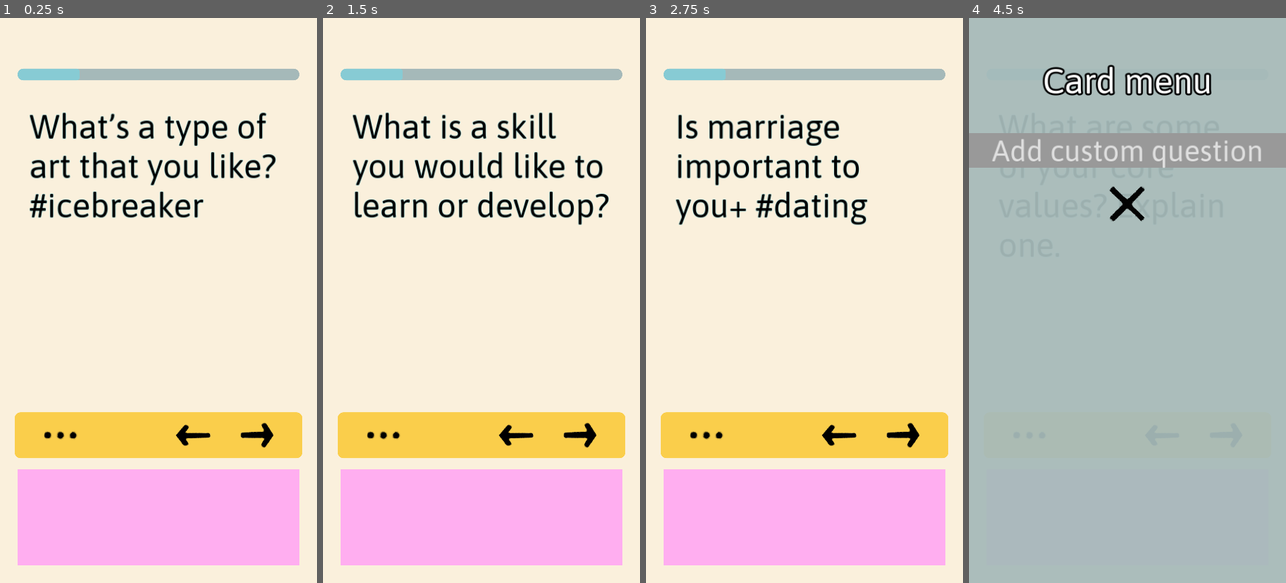
Above: before the commit, frames 1-4 (left to right).
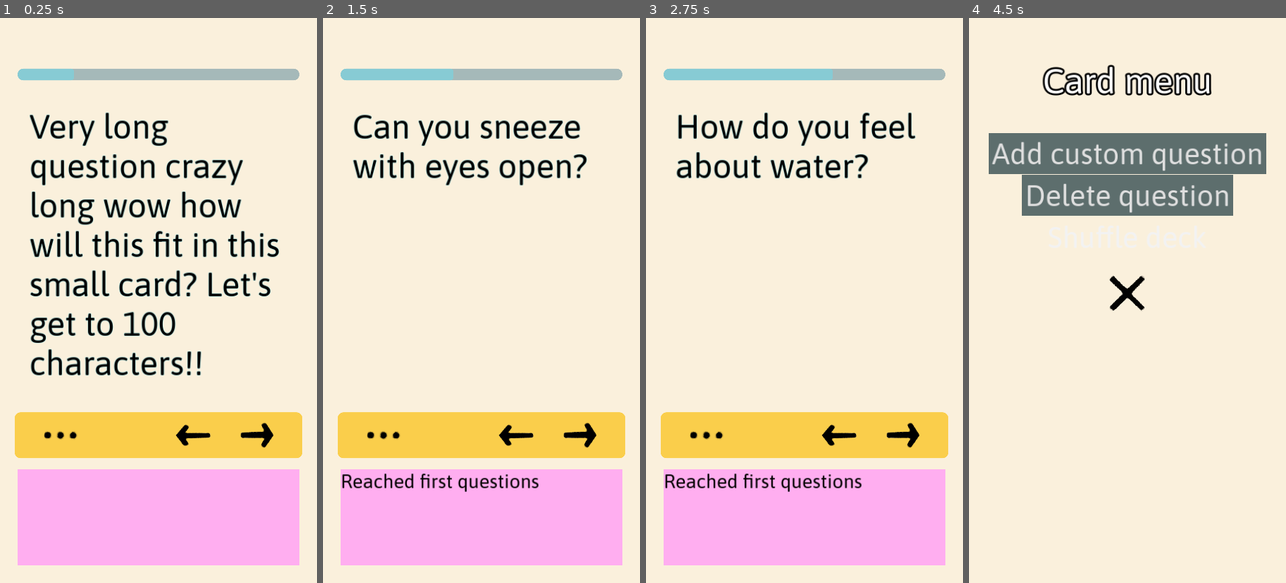
Above: after the commit, the same moments.

Repository: edoartworks/LifeCards
Game: Godot game, scene res://Game/screen_main.tscn
Same seed, same stepped clock (60 frames per second), same inputs: the game is played once before the commit and once after it.
Inputs (mouse positions are in pixels of both pictures, inside the frame that each line leads up to):
- Up to frame 1 (0.25 s): no input
- Up to frame 2 (1.5 s): click (516, 436) at 0.5 s; click (579, 436) at 1.25 s
- Up to frame 3 (2.75 s): click (902, 436) at 2 s
- Up to frame 4 (4.5 s): click (1225, 436) at 2.75 s; click (1029, 436) at 3.5 s; click (1127, 238) at 4.25 s, where only the run after the commit has a clickable "Shuffle deck"

The runs differ from the first frame. In frame 1, 9.4% of the frame differs, in the area x 9-88%, y 9-64%; in frame 2, 5.9%; in frame 3, 5.3%; in frame 4, 98%, in the area x 0-100%, y 0-100%.

Commit message:
Implemented progress bar and back button. Improved question list handling

Diff:
--- a/Game/Globals/Global.gd
+++ b/Game/Globals/Global.gd
@@ -1,13 +1,13 @@
 extends Node
 
-var QUESTIONS_FILE_PATH = "res://Data/questions.txt"
+var QUESTIONS_FILE_PATH = "res://Data/DEBUG_questions.txt"
 var QUESTIONS_USER_FILE_PATH = "user://questions.txt"
 
 var QUESTIONS: Array[String] = []
 var CURRENT_QUESTION_IDX = 0
 
 # DEBUG
-var RESET_USER_QUESTIONS = false
+var RESET_USER_QUESTIONS = true
 var DEBUG_LOG = ""
 
 func _ready() -> void:
@@ -36,7 +36,7 @@
 	QUESTIONS = read_text_file(QUESTIONS_USER_FILE_PATH)
 	# Shuffle questions
 	if QUESTIONS.size() > 0:
-		QUESTIONS.shuffle()
+		pass#QUESTIONS.shuffle()
 		##debug(QUESTIONS)
 	else:
 		debug("No questions loaded.")
--- a/Game/card_menu.tscn
+++ b/Game/card_menu.tscn
@@ -1,13 +1,15 @@
-[gd_scene load_steps=6 format=3 uid="uid://d1f7oecpsrav"]
+[gd_scene load_steps=5 format=3 uid="uid://d1f7oecpsrav"]
 
 [ext_resource type="Script" path="res://Game/card_menu.gd" id="1_6yltm"]
 [ext_resource type="Theme" uid="uid://fa3sqrgi1208" path="res://Art/th_custom01.theme" id="2_5darv"]
 [ext_resource type="Texture2D" uid="uid://pm7346njvp7s" path="res://Art/icon_cancel.png" id="3_i1vdj"]
 
-[sub_resource type="StyleBoxFlat" id="StyleBoxFlat_5mgnx"]
-bg_color = Color(0.6497, 0.73, 0.727323, 0.941176)
-
 [sub_resource type="StyleBoxFlat" id="StyleBoxFlat_gmrec"]
+content_margin_left = 10.0
+content_margin_top = 10.0
+content_margin_right = 10.0
+content_margin_bottom = 10.0
+bg_color = Color(0.364227, 0.429688, 0.427505, 1)
 
 [node name="card_menu" type="CanvasLayer"]
 script = ExtResource("1_6yltm")
@@ -19,7 +21,6 @@
 grow_horizontal = 2
 grow_vertical = 2
 theme = ExtResource("2_5darv")
-theme_override_styles/panel = SubResource("StyleBoxFlat_5mgnx")
 
 [node name="cont_menu" type="VBoxContainer" parent="BG"]
 layout_mode = 1
@@ -49,9 +50,25 @@
 
 [node name="btn_add_q" type="Button" parent="BG/cont_menu"]
 layout_mode = 2
+size_flags_horizontal = 4
 theme_override_font_sizes/font_size = 100
 theme_override_styles/normal = SubResource("StyleBoxFlat_gmrec")
 text = "Add custom question"
+
+[node name="btn_delete_q" type="Button" parent="BG/cont_menu"]
+layout_mode = 2
+size_flags_horizontal = 4
+theme_override_font_sizes/font_size = 100
+theme_override_styles/normal = SubResource("StyleBoxFlat_gmrec")
+text = "Delete question"
+
+[node name="btn_shuffle deck" type="Button" parent="BG/cont_menu"]
+layout_mode = 2
+size_flags_horizontal = 4
+theme_override_font_sizes/font_size = 100
+theme_override_styles/normal = SubResource("StyleBoxFlat_gmrec")
+button_mask = 5
+text = "Shuffle deck"
 
 [node name="spacer2" type="Control" parent="BG/cont_menu"]
 custom_minimum_size = Vector2(0, 50)
--- a/Game/screen_card.gd
+++ b/Game/screen_card.gd
@@ -3,9 +3,11 @@
 
 @export var card_path :NodePath
 @export var menu_path :NodePath
+@export var prog_bar_path :NodePath
 @export var debug_log_lbl_path :NodePath
 var CARD :Node = null
 var MENU :Node = null
+var PROG_BAR :ProgressBar = null
 var DEBUG_LOG :Node = null
 var DEBUG_SCROLL :Node = null
 
@@ -13,11 +15,16 @@
 func _ready() -> void:
 	CARD = get_node(card_path)
 	MENU = get_node(menu_path)
+	PROG_BAR = get_node(prog_bar_path)
 	MENU.connect("close_menu", _on_close_menu)
 	DEBUG_LOG = get_node(debug_log_lbl_path)
 	DEBUG_SCROLL = DEBUG_LOG.get_parent()
-	draw_card()
-	# TODO: card should be empty first
+
+	# Init UI
+	CARD.set_card_text(Global.QUESTIONS[0])
+	PROG_BAR.max_value = Global.QUESTIONS.size()
+	PROG_BAR.value = 1
+
 
 
 func _process(_delta: float) -> void:
@@ -27,16 +34,31 @@
 	DEBUG_LOG.text = Global.DEBUG_LOG
 	call_deferred("_scroll_to_bottom")
 
-func draw_card() -> void:
-	if Global.CURRENT_QUESTION_IDX < Global.QUESTIONS.size():
+
+func change_card_fwd() -> void:
+	if Global.CURRENT_QUESTION_IDX < Global.QUESTIONS.size() -1:
+		Global.CURRENT_QUESTION_IDX += 1
 		CARD.set_card_text(Global.QUESTIONS[Global.CURRENT_QUESTION_IDX])
-		Global.CURRENT_QUESTION_IDX += 1
+		PROG_BAR.value += 1
 	else:
 		Global.debug("No more questions")
 
 
+func change_card_back() -> void:
+	if Global.CURRENT_QUESTION_IDX > 0:
+		Global.CURRENT_QUESTION_IDX -= 1
+		CARD.set_card_text(Global.QUESTIONS[Global.CURRENT_QUESTION_IDX])
+		PROG_BAR.value -= 1
+	else:
+		Global.debug("Reached first questions")
+
+
 func _on_btn_fwd_pressed() -> void:
-	draw_card()
+	change_card_fwd()
+
+
+func _on_btn_back_pressed() -> void:
+	change_card_back()
 
 
 func _scroll_to_bottom():
--- a/Game/screen_card.tscn
+++ b/Game/screen_card.tscn
@@ -8,9 +8,6 @@
 [ext_resource type="Texture2D" uid="uid://758uvwgicrj2" path="res://Art/icon_arrow.png" id="6_vlu3g"]
 [ext_resource type="PackedScene" uid="uid://d1f7oecpsrav" path="res://Game/card_menu.tscn" id="7_8jahr"]
 
-[sub_resource type="StyleBoxFlat" id="StyleBoxFlat_15ndv"]
-bg_color = Color(0.4864, 0.64, 0.63488, 1)
-
 [sub_resource type="StyleBoxFlat" id="StyleBoxFlat_6es5q"]
 bg_color = Color(1, 0.683554, 0.938661, 1)
 
@@ -18,6 +15,7 @@
 script = ExtResource("1_6i3pm")
 card_path = NodePath("BG/cont_safe_area/VBoxContainer/card_02")
 menu_path = NodePath("card_menu")
+prog_bar_path = NodePath("BG/cont_safe_area/VBoxContainer/progress_bar_deck")
 debug_log_lbl_path = NodePath("BG/cont_safe_area/VBoxContainer/cont_debug_log/lbl_debug_log")
 
 [node name="BG" type="Panel" parent="."]
@@ -49,20 +47,13 @@
 size_flags_vertical = 3
 size_flags_stretch_ratio = 0.1
 
-[node name="ProgressBar" type="ProgressBar" parent="BG/cont_safe_area/VBoxContainer"]
+[node name="progress_bar_deck" type="ProgressBar" parent="BG/cont_safe_area/VBoxContainer"]
 custom_minimum_size = Vector2(0, 40)
 layout_mode = 2
-value = 22.0
+max_value = 10.0
+value = 1.0
 rounded = true
 show_percentage = false
-
-[node name="test" type="Button" parent="BG/cont_safe_area/VBoxContainer"]
-visible = false
-custom_minimum_size = Vector2(200, 50)
-layout_mode = 2
-theme_override_styles/normal = SubResource("StyleBoxFlat_15ndv")
-action_mode = 0
-icon_alignment = 1
 
 [node name="spacer3" type="Control" parent="BG/cont_safe_area/VBoxContainer"]
 custom_minimum_size = Vector2(0, 40)
@@ -150,4 +141,5 @@
 visible = false
 
 [connection signal="pressed" from="BG/cont_safe_area/VBoxContainer/cont_btns_bg/cont_btns/btn_menu" to="." method="_on_btn_menu_pressed"]
+[connection signal="pressed" from="BG/cont_safe_area/VBoxContainer/cont_btns_bg/cont_btns/btn_back" to="." method="_on_btn_back_pressed"]
 [connection signal="pressed" from="BG/cont_safe_area/VBoxContainer/cont_btns_bg/cont_btns/btn_fwd" to="." method="_on_btn_fwd_pressed"]
Not shown, changed: Data/DEBUG_questions.txt
Not shown, changed: Data/questions.txt
Not shown, added: Data/questions_extra.txt
Not shown: 1 places in Game/screen_card.tscn that only renumber resources
